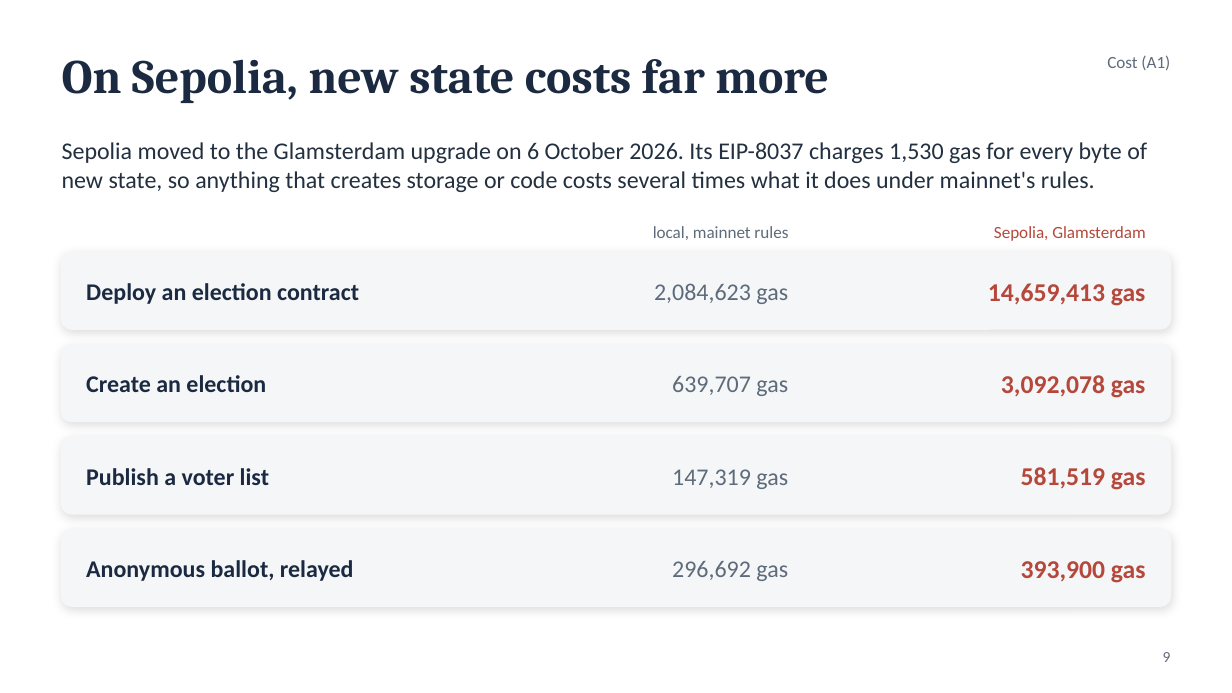
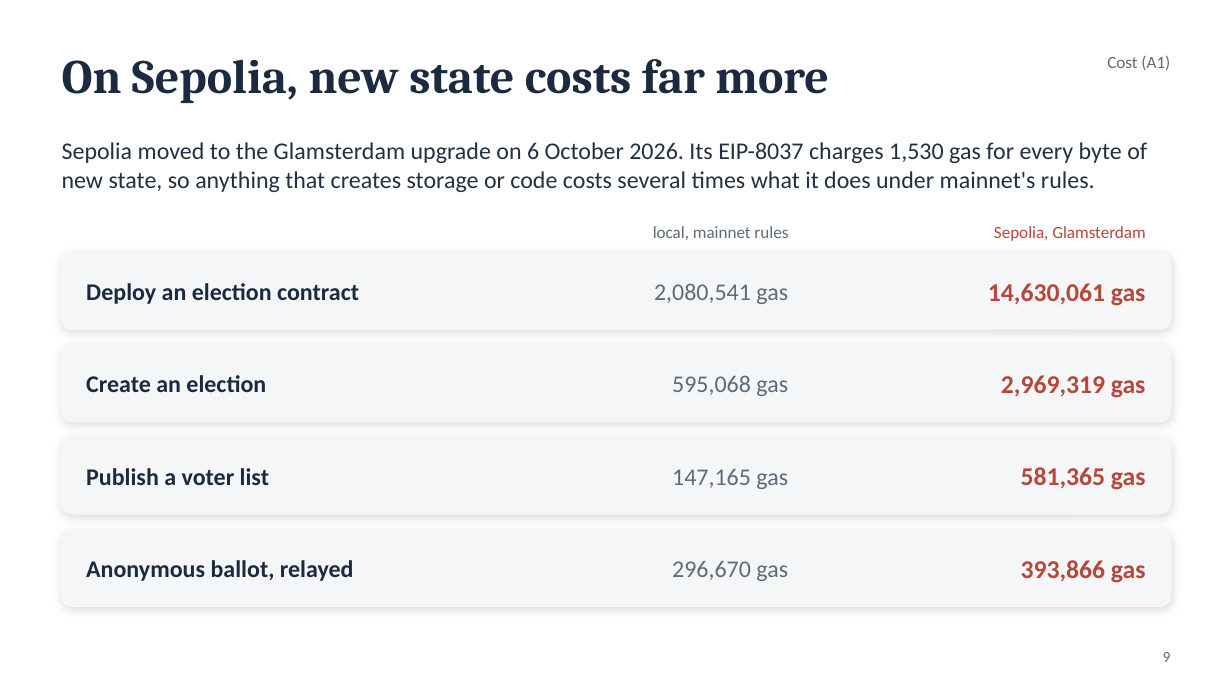
Before and after one commit to Chaitanya-Keyal/decentralized-voting-system, a slide deck: slide 9 of reports/eval2-slides.pptx. Drawn at 1232x693 pixels with LibreOffice and Linux fonts; fonts in the diff are those of the drawing. Boxes give left, top, right and bottom in pixels: in the first picture for what was removed or moved away, otherwise in the second. Text is boxed around its words. In the diff, an @@ line names an element or a change of style, - is before the commit and + after.

```diff
--- a/reports/eval2-slides.pptx
+++ b/reports/eval2-slides.pptx
@@ text at [654, 283, 788, 304]: text changed @@
-2,084,623 gas
+2,080,541 gas
@@ text at [988, 283, 1146, 306]: text changed @@
-14,659,413 gas
+14,630,061 gas
@@ text at [672, 375, 788, 396]: text changed @@
-639,707 gas
+595,068 gas
@@ text at [1001, 375, 1146, 398]: text changed @@
-3,092,078 gas
+2,969,319 gas
@@ text at [672, 469, 788, 489]: text changed @@
-147,319 gas
+147,165 gas
@@ text at [1021, 467, 1146, 490]: text changed @@
-581,519 gas
+581,365 gas
@@ text at [672, 561, 788, 581]: text changed @@
-296,692 gas
+296,670 gas
@@ text at [1021, 560, 1146, 583]: text changed @@
-393,900 gas
+393,866 gas
```
Also in this commit, not shown: 5 other slides changed, 16 other files.
